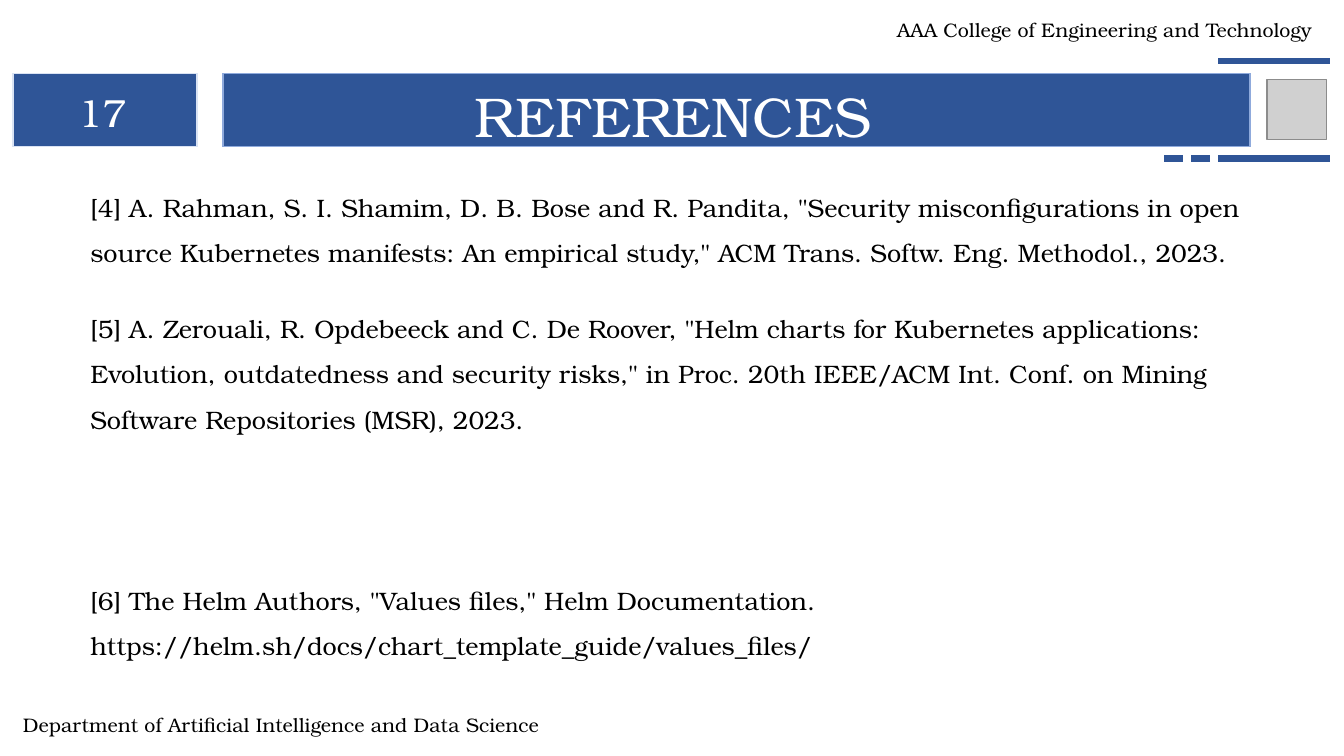
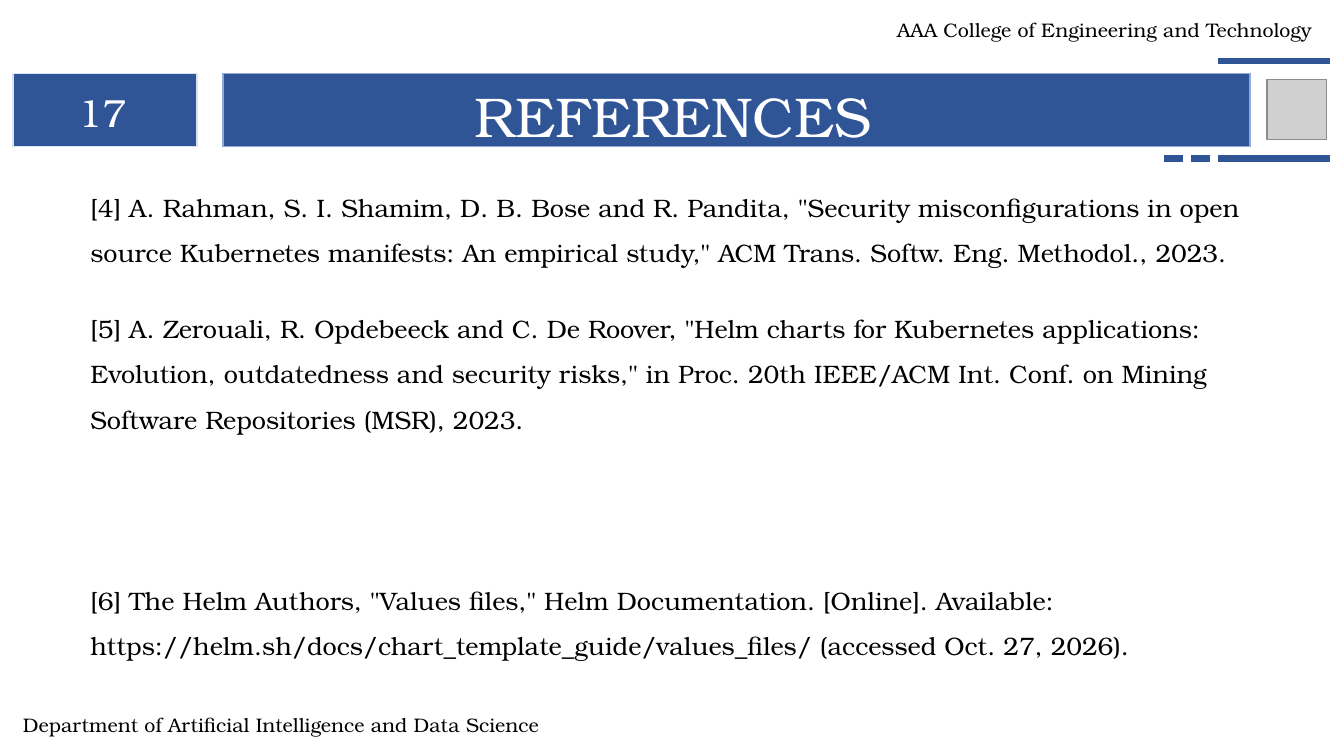
Before and after one commit to ArunKumar071106/new, a slide deck: slide 18 of docs/presentation/Multi-Environment_Helm_First_Review.pptx. Drawn at 1344x756 pixels with LibreOffice and Linux fonts; fonts in the diff are those of the drawing; grey boxes stand for pictures. Boxes give left, top, right and bottom in pixels: in the first picture for what was removed or moved away, otherwise in the second. Text is boxed around its words. In the diff, an @@ line names an element or a change of style, - is before the commit and + after.

```diff
--- a/docs/presentation/Multi-Environment_Helm_First_Review.pptx
+++ b/docs/presentation/Multi-Environment_Helm_First_Review.pptx
@@ text at [90,591,1129,661]: text changed @@
-[6] The Helm Authors, "Values files," Helm Documentation. https://helm.sh/docs/chart_template_guide/values_files/
+[6] The Helm Authors, "Values files," Helm Documentation. [Online]. Available: https://helm.sh/docs/chart_template_guide/values_files/ (accessed Oct. 27, 2026).
```
